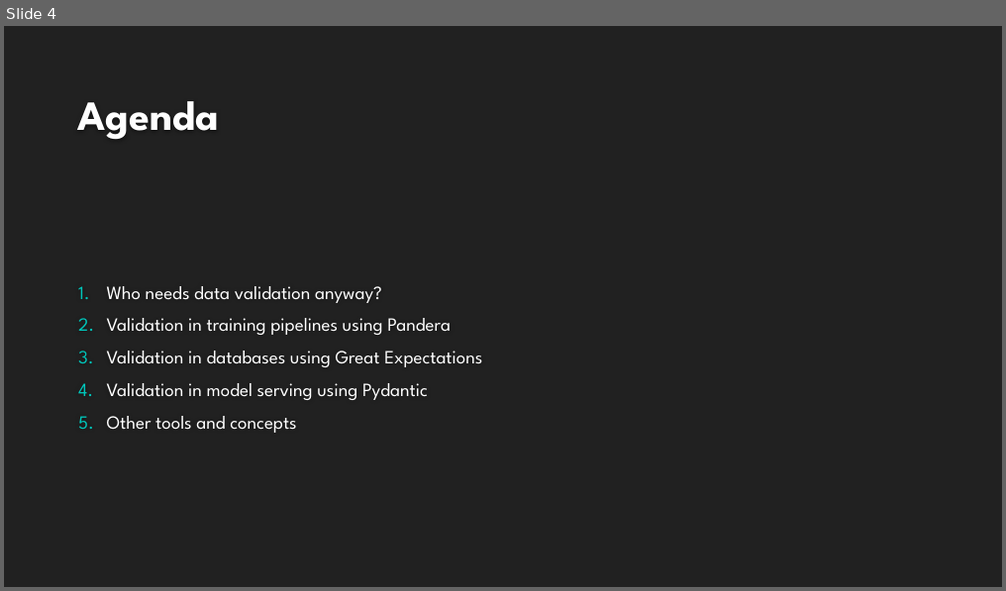
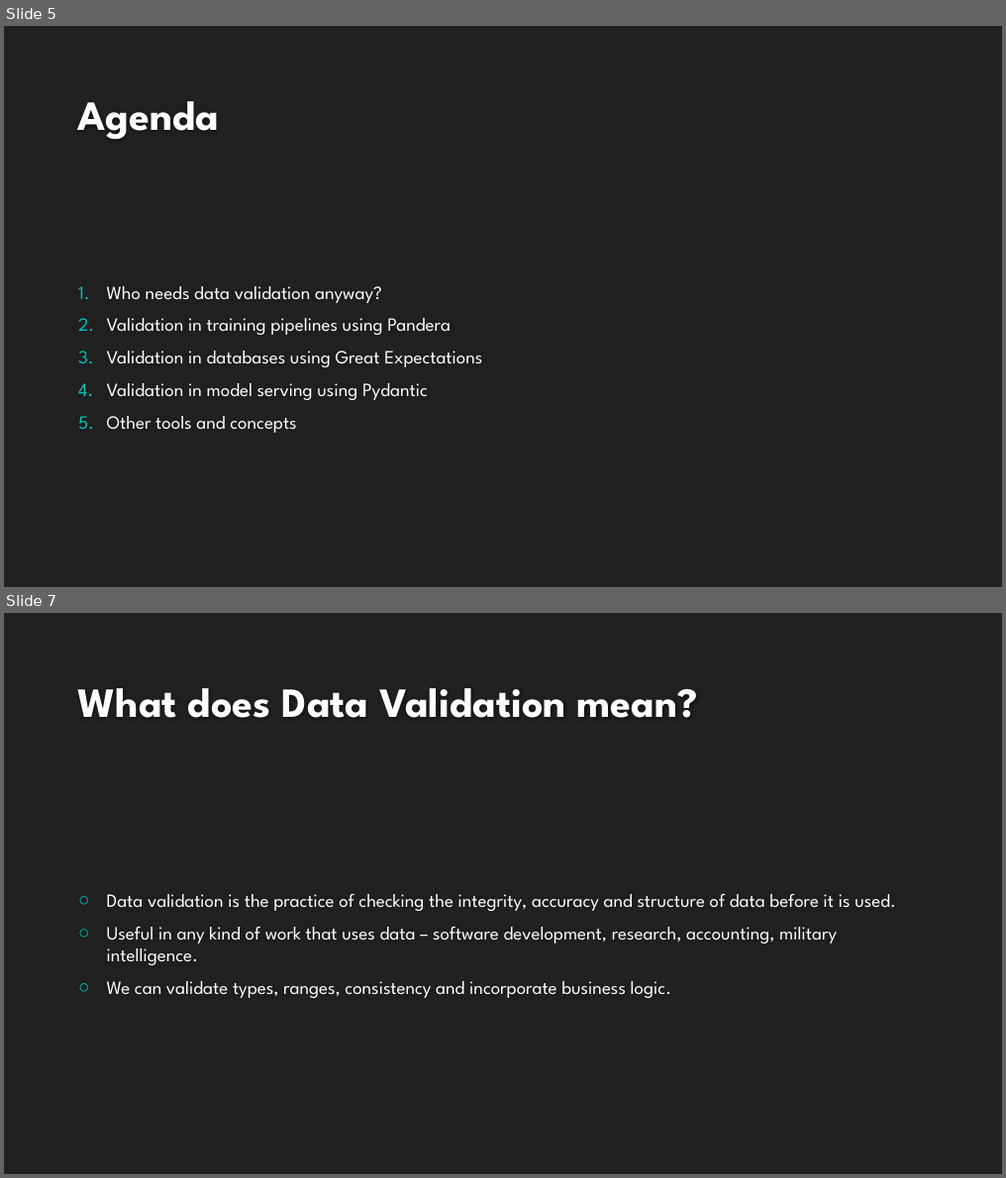
Before and after one commit to NatanMish/data_validation, a slide deck: Data Validation for Data Science.pptx. Shown one above the other, each under a label of ours: slide 4 before the commit, slides 5 and 7 after it; the slides between them are not shown. The pictures are 1006x591 and 1006x1178 pixels, drawn with LibreOffice and Linux fonts; fonts in the diff are those of the drawing; background and template pictures are left out. Boxes give left, top, right and bottom in pixels: in the first picture for what was removed or moved away, otherwise in the second. Text is boxed around its words. In the diff, an @@ line names an element or a change of style, - is before the commit and + after.

```diff
--- a/Data Validation for Data Science.pptx
+++ b/Data Validation for Data Science.pptx
@@ slide 7 added at bbox=[4, 613, 1002, 1174], background #212121 @@
@@ title added at bbox=[78, 688, 698, 718], 40 pt, text #FEFEFE, bold @@
+What does Data Validation mean?
@@ text added at bbox=[107, 894, 896, 998], 18 pt, text #FFFFFF @@
+○ Data validation is the practice of checking the integrity, accuracy and structure of data before it is used.
+○ Useful in any kind of work that uses data – software development, research, accounting, military intelligence.
+○ We can validate types, ranges, consistency and incorporate business logic.
@@ what was slide 4 is now slide 5 @@
```
Also in this commit, not shown: 2 slides changed, 3 other slides added, 2 slides removed, 1 other file.
